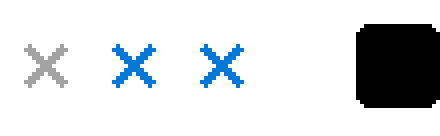
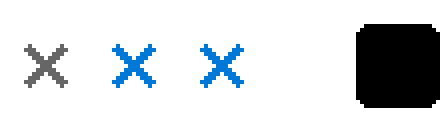
Before/after of a 440×136 layered artwork. What changed in the layer stack:
pixels changed over bbox(24, 44, 68, 88) (layer not identified)
